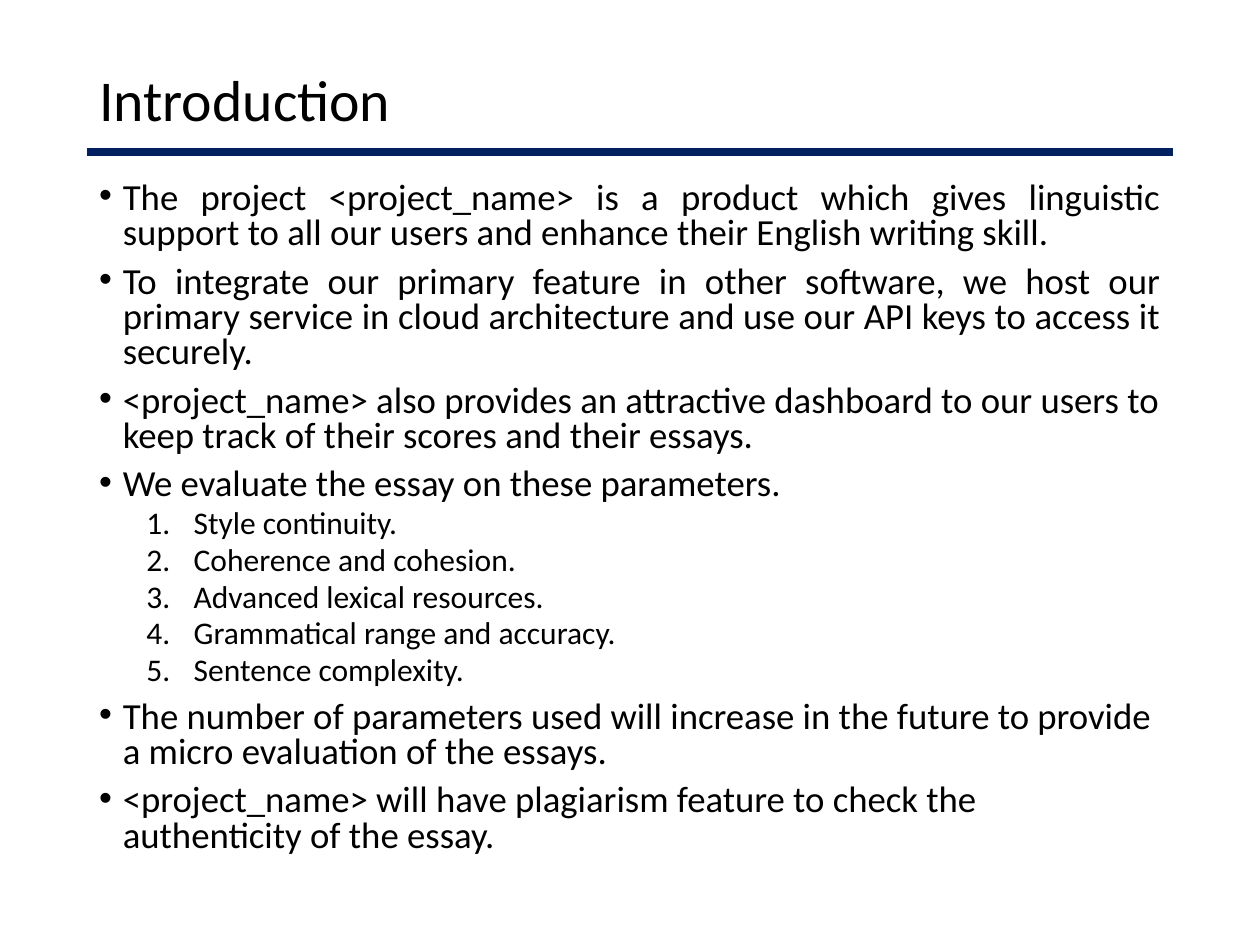
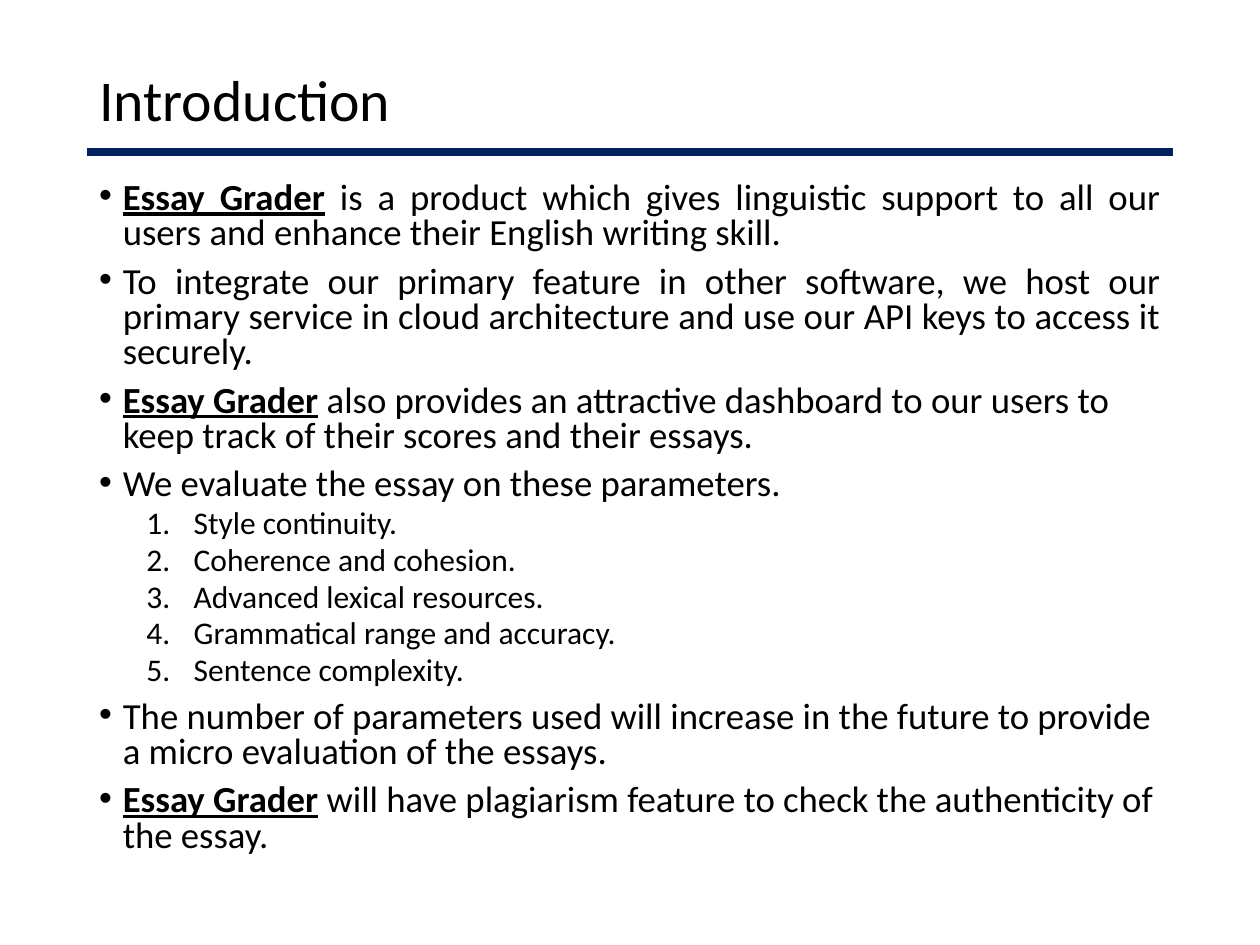
Before and after one commit to vishwaksenan/essay-grader, a slide deck: slide 3 of Documentation/Zeroth review ppt.pptx. Drawn at 1260x945 pixels with LibreOffice and Linux fonts; fonts in the diff are those of the drawing. Boxes give left, top, right and bottom in pixels: in the first picture for what was removed or moved away, otherwise in the second. Text is boxed around its words. In the diff, an @@ line names an element or a change of style, - is before the commit and + after.

Commit message:
ppt project name change

```diff
--- a/Documentation/Zeroth review ppt.pptx
+++ b/Documentation/Zeroth review ppt.pptx
@@ text at [123,184,1159,252]: text changed @@
-• The project <project_name> is a product which gives linguistic support to all our users and enhance their English writing skill.
+• Essay Grader is a product which gives linguistic support to all our users and enhance their English writing skill.
@@ text at [123,387,1109,454]: text changed @@
-• <project_name> also provides an attractive dashboard to our users to keep track of their scores and their essays.
+• Essay Grader also provides an attractive dashboard to our users to keep track of their scores and their essays.
@@ text at [123,786,1153,854]: text changed @@
-• <project_name> will have plagiarism feature to check the authenticity of the essay.
+• Essay Grader will have plagiarism feature to check the authenticity of the essay.
```
Also in this commit, not shown: 2 other slides changed.
